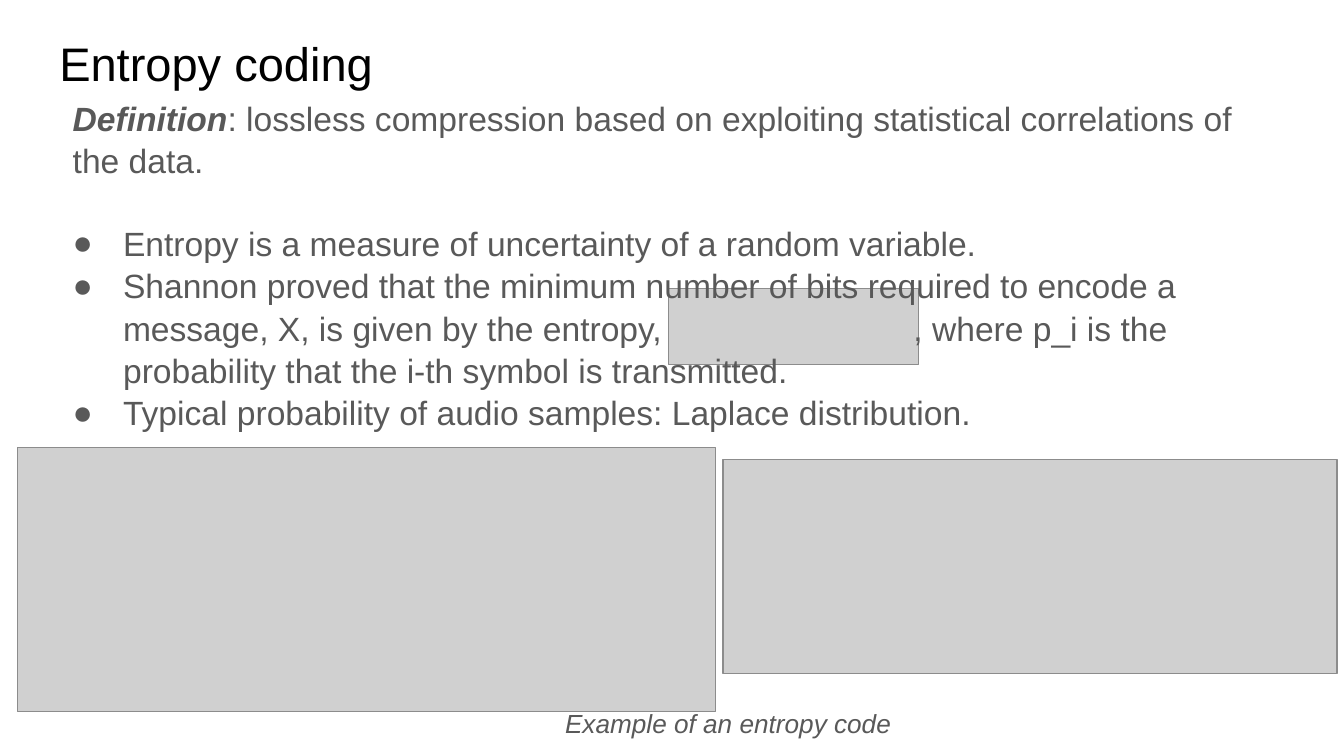
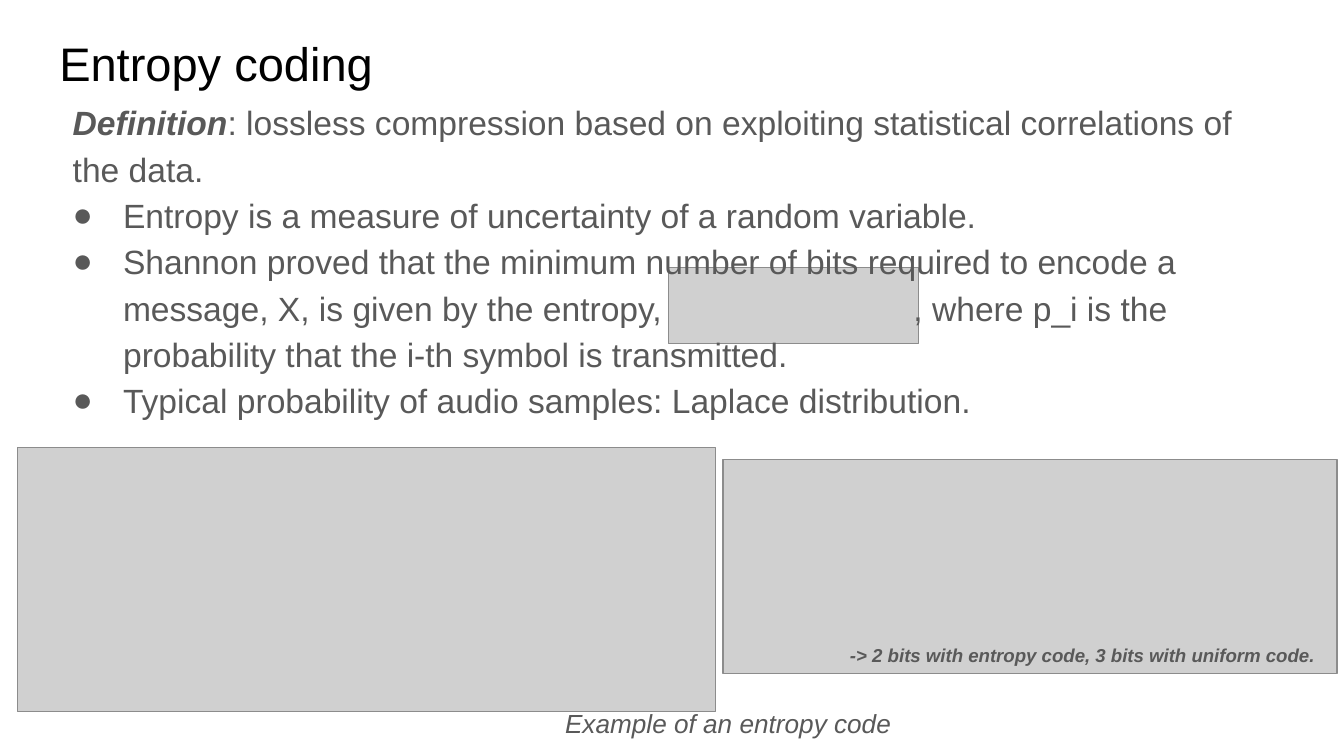
Before and after one commit to xserra/audio-coding-materials, a slide deck: slide 20 of lectures/2. Quantization and _entropy coding.pptx. Drawn at 1344x756 pixels with LibreOffice and Linux fonts; fonts in the diff are those of the drawing; grey boxes stand for pictures. Boxes give left, top, right and bottom in pixels: in the first picture for what was removed or moved away, otherwise in the second. Text is boxed around its words. In the diff, an @@ line names an element or a change of style, - is before the commit and + after.

```diff
--- a/lectures/2. Quantization and _entropy coding.pptx
+++ b/lectures/2. Quantization and _entropy coding.pptx
@@ text "Definition: lossless compression based on ..." at [73,110,1232,419]: line spacing 1.05 to 1.15 @@
@@ picture: place and size @@
-picture at [668,289,918,366]
+picture at [668,267,918,344]
@@ text added at [872,648,1315,666], 10 pt, text #595959, bold, italic @@
+-> 2 bits with entropy code, 3 bits with uniform code.
```
Also in this commit, not shown: 2 other slides changed, 1 other file.
